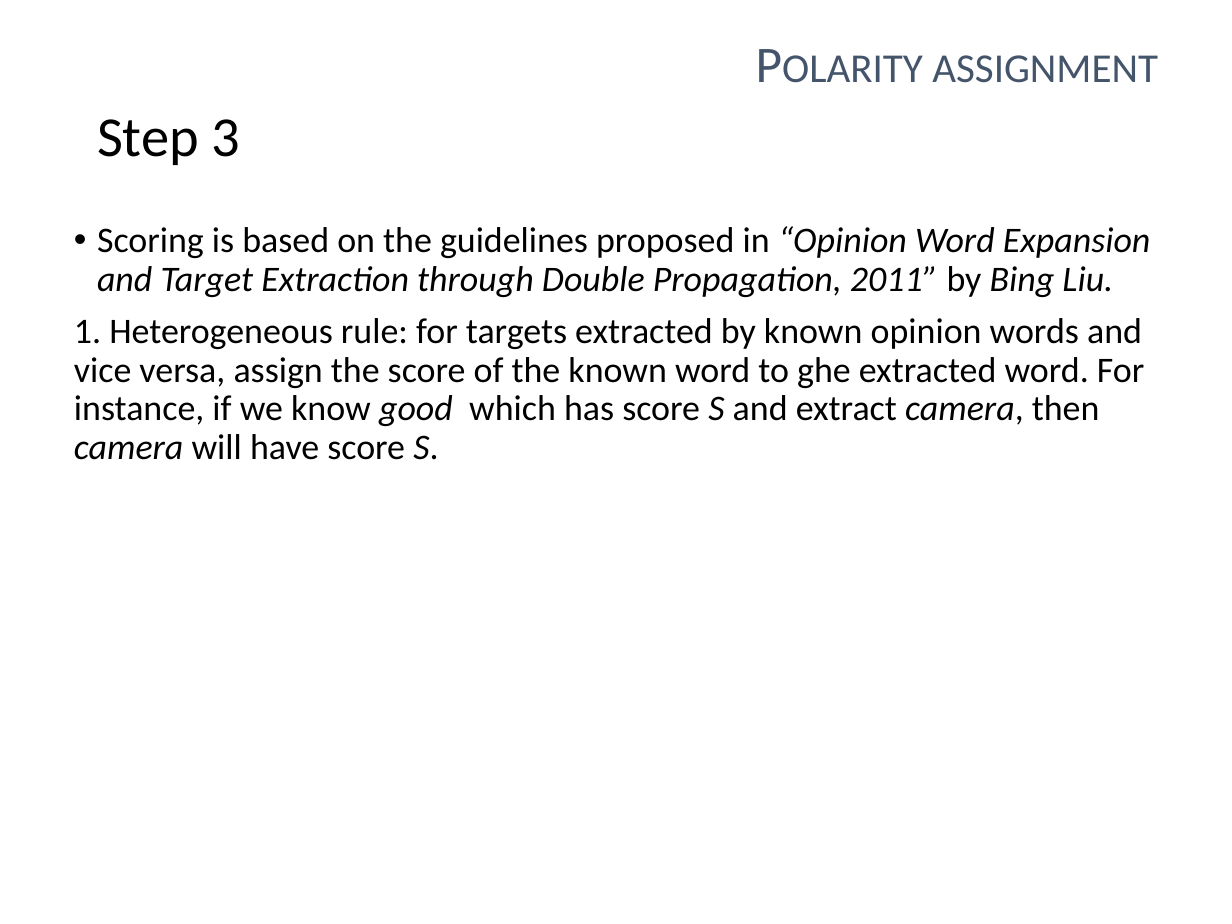
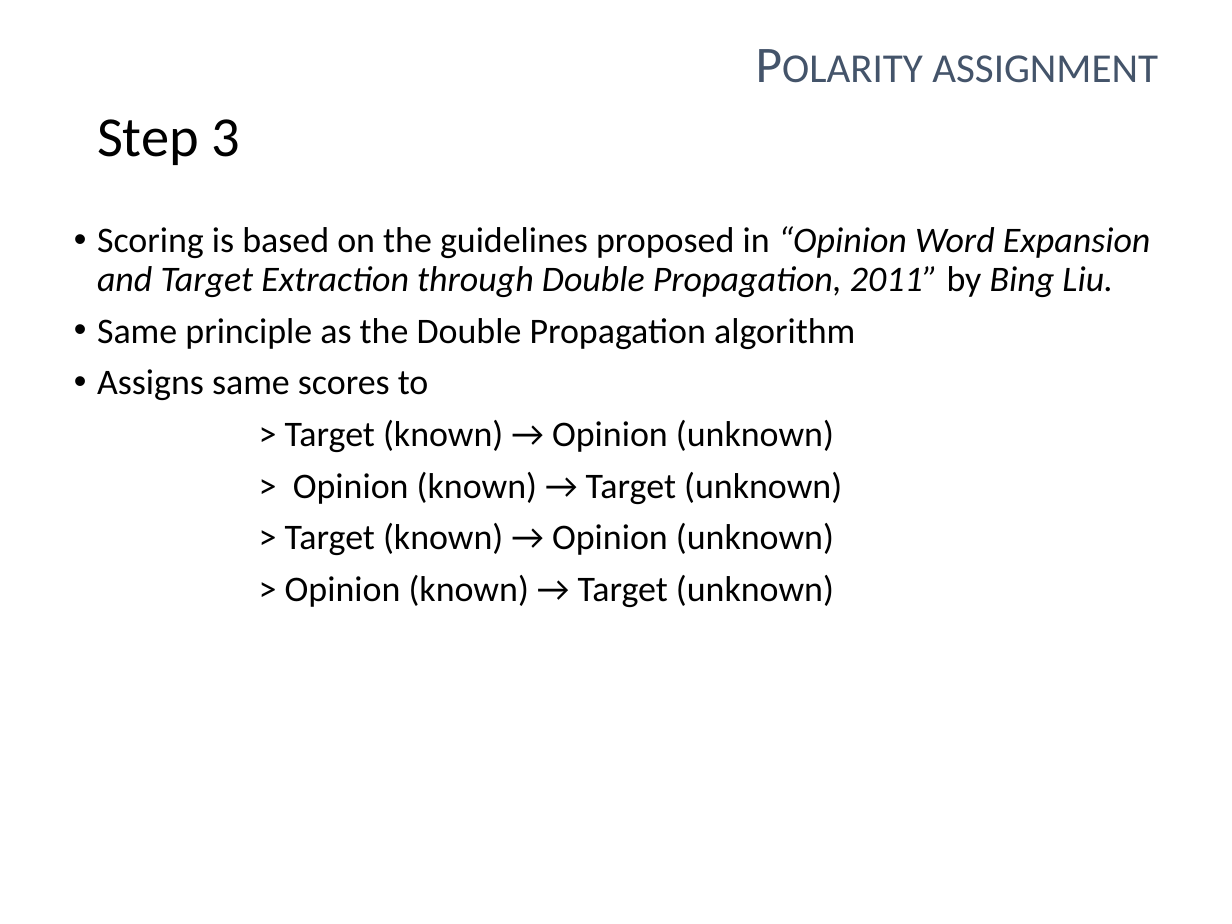
Before and after one commit to dariussuciu/unsupervised-sentiment-analysis, a slide deck: slide 20 of PEM_Presentation.pptx. Drawn at 1232x924 pixels with LibreOffice and Linux fonts; fonts in the diff are those of the drawing. Boxes give left, top, right and bottom in pixels: in the first picture for what was removed or moved away, otherwise in the second. Text is boxed around its words. In the diff, an @@ line names an element or a change of style, - is before the commit and + after.

```diff
--- a/PEM_Presentation.pptx
+++ b/PEM_Presentation.pptx
@@ text at bbox=[97, 318, 855, 607]: text changed @@
-1. Heterogeneous rule: for targets extracted by known opinion words and vice versa, assign the score of the known word to ghe extracted word. For instance, if we know good which has score S and extract camera, then camera will have score S.
+• Same principle as the Double Propagation algorithm
+• Assigns same scores to
+> Target (known) → Opinion (unknown)
+> Opinion (known) → Target (unknown)
+> Target (known) → Opinion (unknown)
+> Opinion (known) → Target (unknown)
```
Also in this commit, not shown: 1 other file.
